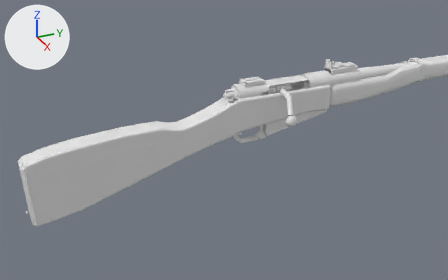
The glTF model models/mosin/mosin.glb: old version first, new version second.
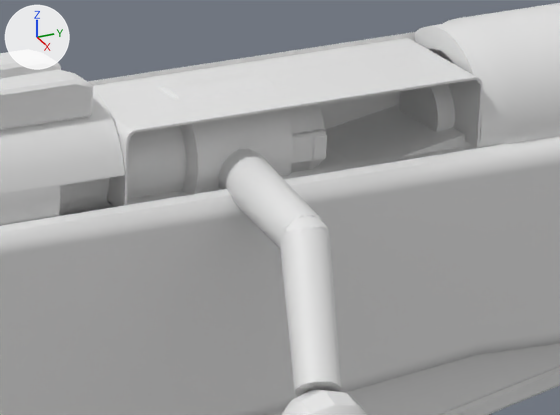
Each version is shown from a camera (50 mm lens) standing at (0.88, -0.417, 0.36) and looking at (-0.009, -0.017, -0.084), then close up on the part from 57% to 71% of the width and 25% to 42% of the height. The lights are fixed; the arrows at upper left show +X, +Y and +Z. The first two pictures are the older version. Where no turn or scale is listed for an object, it has been applied to the vertices. Vertices at exactly the same position are counted once.

The first close-up shows 'base_1', 'base_14', 'base_2', 'base_3', 'base_4', 'base_45', 'base_47', 'base_48', 'base_5', 'base_52', 'base_53', 'base_54', 'mag_43', 'stock_16' and 3 more.
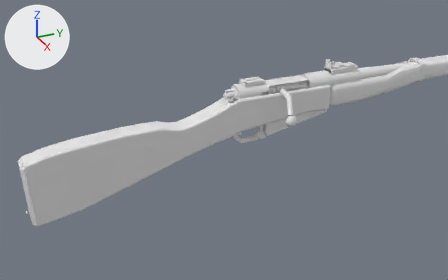
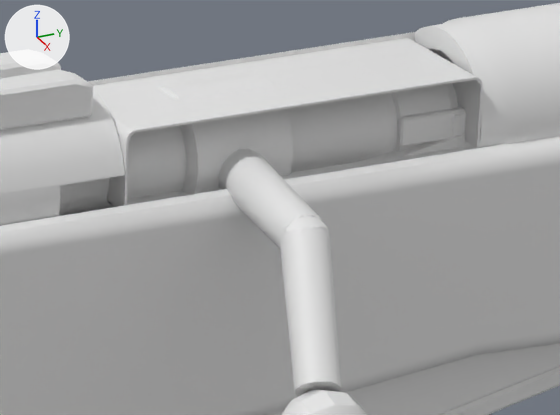
Boxes (x1, y1, x2, y2) around the edits, measured in the close-ups (560 x 415 px):
'base_45', reshaped (51% wider, 19% taller): before (64, 104, 325, 215); after (64, 83, 458, 215)
'base_47', moved: before (292, 129, 326, 164); after (397, 107, 465, 147)
'base_48', moved: before (312, 134, 327, 162); after (451, 112, 466, 137)
'base_4', unchanged, covered by the edit: before (325, 105, 465, 163); after (358, 134, 465, 162)
'base_3', unchanged, covered by the edit: before (399, 84, 455, 132)

The change, as a list of edits to the scene's bpy script:
```text
Change me_tmp_045:
    used by ob_base_45; location = (0.0, 0.0, 0.0)
    remove me_tmp_045.from_pydata(...)  # 144 vertices, 284 faces; spans x -0.0106..0.0106, y 0.044..0.1026, z -0.0106..0.0106
    add me_tmp_045.from_pydata(...)  # 144 vertices, 284 faces; spans x -0.0106..0.0106, y 0.044..0.1343, z -0.0106..0.0106
    me_tmp_045 part 1: all 120 vertices in x -0.0106..0.0106, y 0.0866..0.1026, z -0.0106..0.0106 are moved by (0.0, 0.0317, 0.0)
Change me_tmp_044:
    used by ob_base_47; location = (0.0, 0.0, 0.0)
    remove me_tmp_044.from_pydata(...)  # 24 vertices, 44 faces; spans x 0.00931..0.01127, y 0.08665..0.10145, z -0.0025..0.0035
    add me_tmp_044.from_pydata(...)  # 24 vertices, 44 faces; spans x 0.00931..0.01127, y 0.1183..0.1331, z -0.0025..0.0035
    me_tmp_044 part 2: the whole mesh is moved by (0.0, 0.03165, 0.0)
Change me_tmp_047:
    used by ob_base_48; location = (0.0, 0.0, 0.0)
    remove me_tmp_047.from_pydata(...)  # 24 vertices, 44 faces; spans x 0.00539..0.01156, y 0.09815..0.10145, z -0.0025..0.003
    add me_tmp_047.from_pydata(...)  # 24 vertices, 44 faces; spans x 0.00539..0.01156, y 0.1298..0.1331, z -0.0025..0.003
    me_tmp_047 part 3: the whole mesh is moved by (0.0, 0.03165, 0.0)
```
